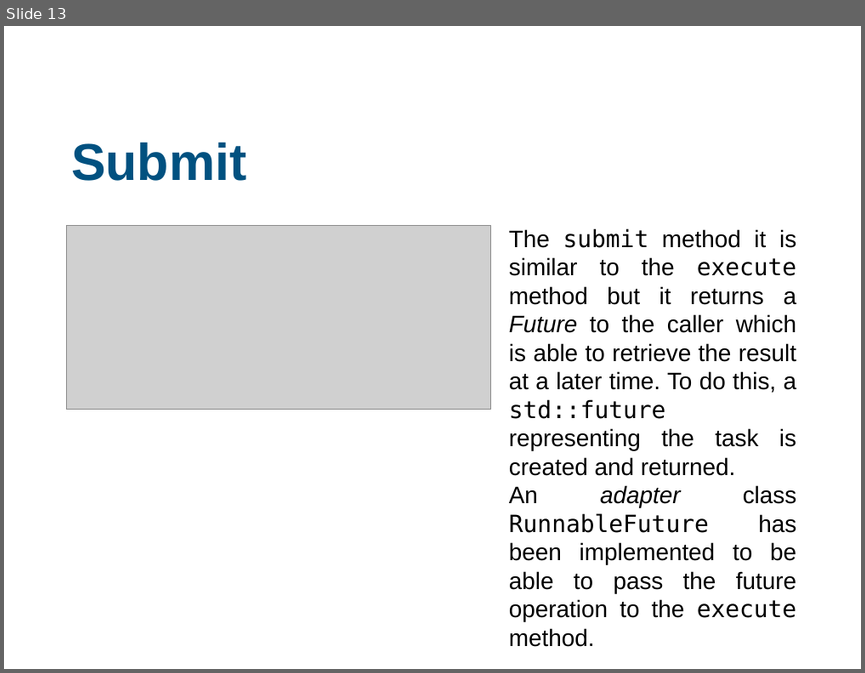
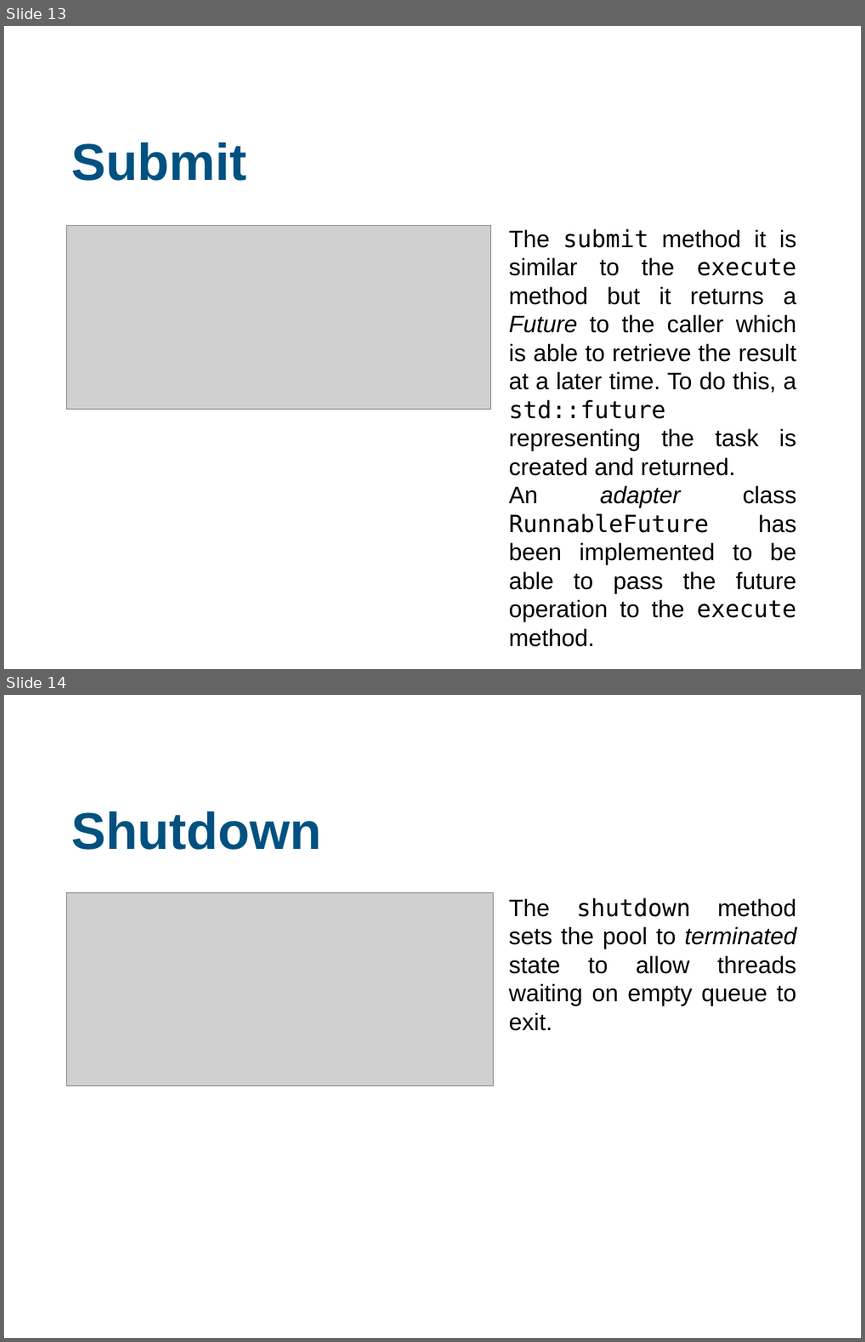
Before and after one commit to marcodiri/cpp-java-threadpool, a slide deck: report/presentation.odp. Shown one above the other, each under a label of ours: slide 13 before the commit, slides 13 and 14 after it. The pictures are 865x673 and 865x1342 pixels, drawn with LibreOffice and Linux fonts; fonts in the diff are those of the drawing; grey boxes stand for pictures; background and template pictures are left out. Boxes give left, top, right and bottom in pixels: in the first picture for what was removed or moved away, otherwise in the second. Text is boxed around its words. In the diff, an @@ line names an element or a change of style, - is before the commit and + after.

Commit message:
added shutdown method to presentation

```diff
--- a/report/presentation.odp
+++ b/report/presentation.odp
@@ slide 14 added at box(4, 695, 861, 1338), background picture (left out) @@
@@ text added at box(71, 811, 321, 850), 48 pt, text #015180, bold @@
+Shutdown
@@ picture added at box(66, 893, 494, 1086) @@
@@ text added at box(509, 897, 797, 1031), 22 pt, text #000000 @@
+The shutdown method sets the pool to terminated state to allow threads waiting on empty queue to exit.
@@ text added at box(784, 1297, 800, 1321), 11 pt, text #FFFFFF, bold @@
+14
```
Also in this commit, not shown: 1 other file.
